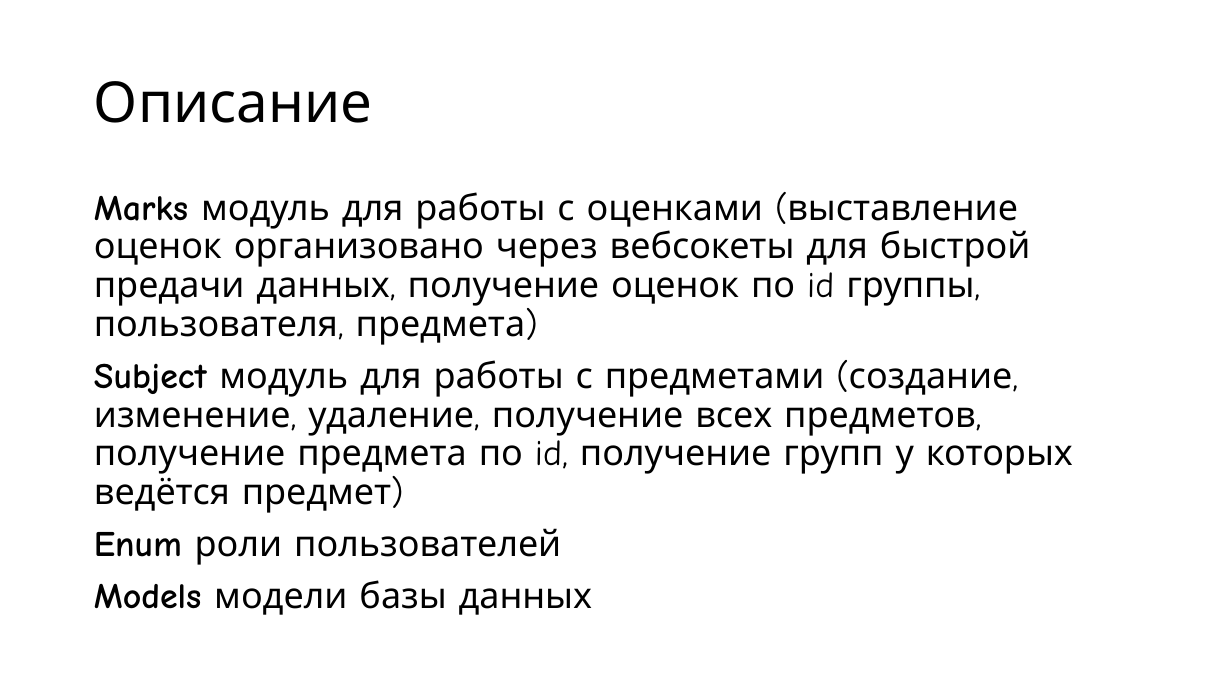
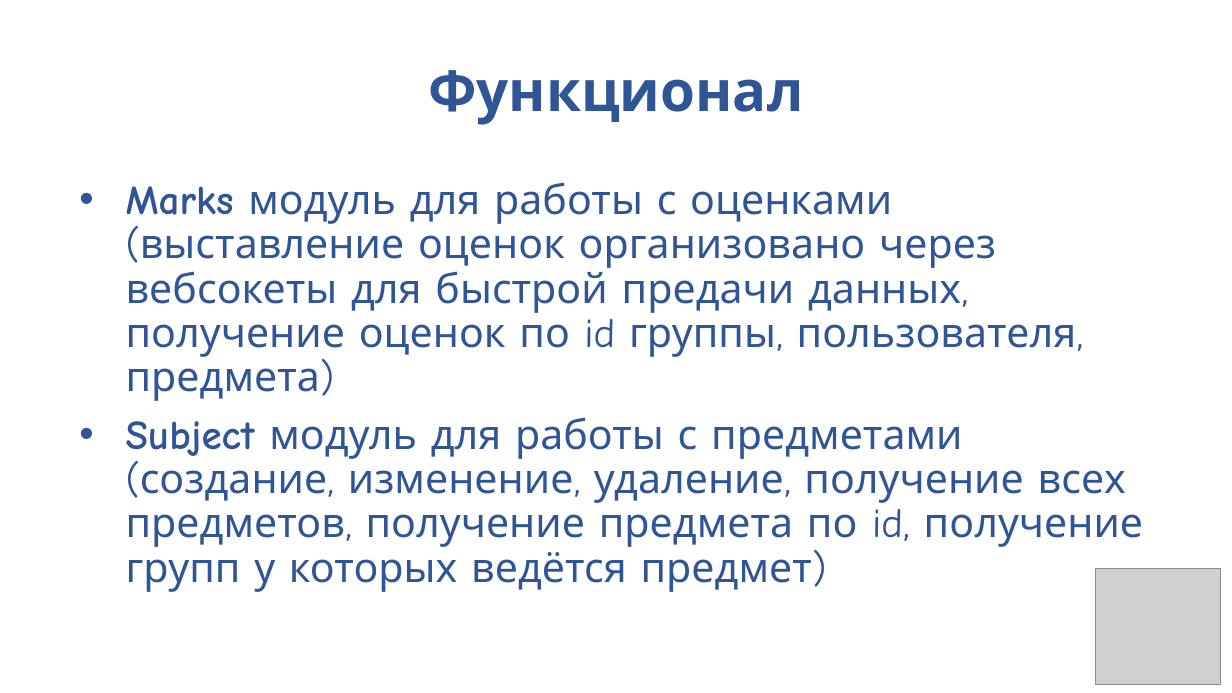
Before and after one commit to RobikRobi/School-diary, a slide deck: slide 16 of presentation/Презентация.pptx (slide 5 before the commit). Drawn at 1232x693 pixels with LibreOffice and Linux fonts; fonts in the diff are those of the drawing; grey boxes stand for pictures. Boxes give left, top, right and bottom in pixels: in the first picture for what was removed or moved away, otherwise in the second. Text is boxed around its words. In the diff, an @@ line names an element or a change of style, - is before the commit and + after.

```diff
--- a/presentation/Презентация.pptx
+++ b/presentation/Презентация.pptx
@@ title removed at [94, 81, 373, 123] @@
-Описание
@@ title added at [428, 70, 803, 125], 44 pt, text #2F5597, bold @@
+Функционал
@@ text "Marks модуль для работы с ...": place and size @@
-text "Marks модуль для работы с ..." at [94, 192, 1073, 615]
+text "Marks модуль для работы с ..." at [126, 182, 1143, 592]
@@ text "Marks модуль для работы с ..." at [126, 182, 1143, 592]: size 28 to 32 pt, text colour #000000 to #2F5597; bullet none to • @@
@@ text at [94, 528, 592, 615]: paragraphs removed @@
-Enum роли пользователей
-Models модели базы данных
@@ picture added at [1096, 569, 1221, 685] @@
```
Also in this commit, not shown: 10 other slides changed, 13 slides added.
